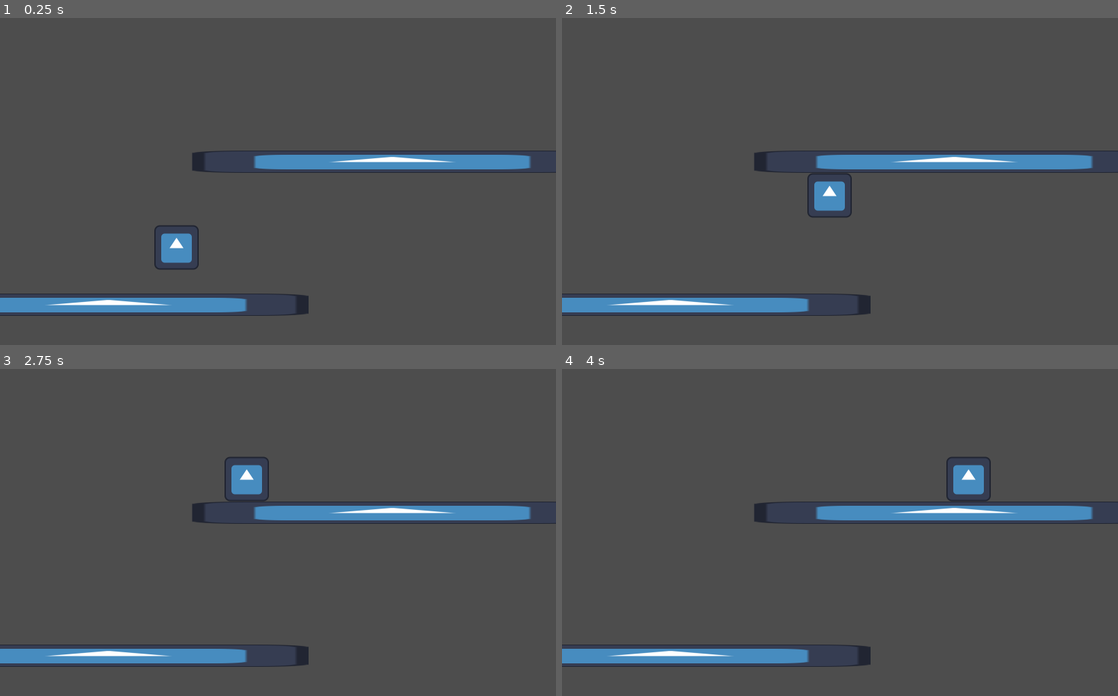
Above: before the commit, frames 1-4 (two rows, left to right).
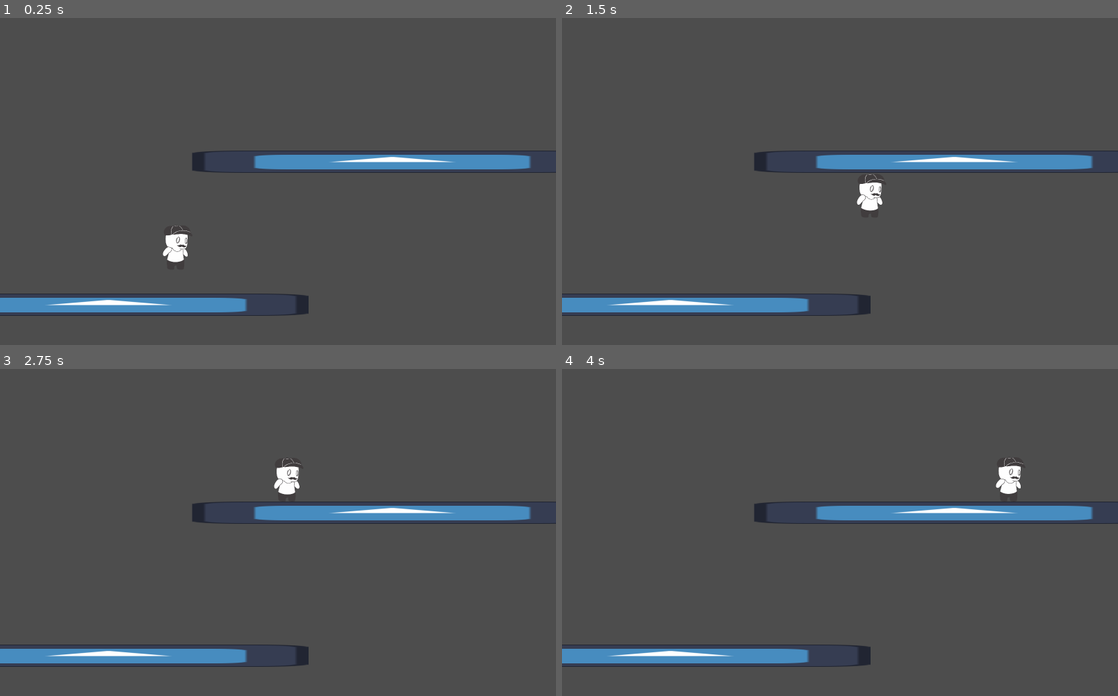
Above: after the commit, the same moments.

Repository: briel0/fog-gamejam-maio
Game: Godot game, scene res://scenes/main.tscn
The game is run twice, just before and just after one commit, with the same random seed, the same clock (stepped at 60 frames per second) and the same inputs. The engine's default icon, where the game draws it, is replaced by a stand-in: a white triangle on a blue panel in a dark square.
Inputs:
- Up to frame 1 (0.25 s): no input
- Up to frame 2 (1.5 s): hold F (shoot) 0.53-1.28 s; hold Right (right) from 0.53 s (still down); tap Space (jump) at 0.77 s; tap E (melee, bound only after the commit) at 0.8, 1.35 s
- Up to frame 3 (2.75 s): tap Space (jump) at 1.52 s; tap F (shoot) at 1.55 s; release Right (right) at 2.03 s; hold Left (left) from 2.03 s (still down); hold F (shoot) from 2.03 s (still down); tap E (melee, bound only after the commit) at 2.3 s
- Up to frame 4 (4 s): release Left (left) at 2.78 s; release F (shoot) at 2.78 s; hold Right (right) from 2.78 s (still down); tap E (melee, bound only after the commit) at 2.85, 3.8 s; tap Space (jump) at 3.02, 3.77 s; tap F (shoot) at 3.05 s; hold F (shoot) from 3.53 s (still down)

The runs differ from the first frame. In frame 1, 0.6% of the frame differs, in the area x 27-36%, y 63-77%; in frame 2, 0.9%; in frame 3, 0.9%, in the area x 40-55%, y 26-41%; in frame 4, 0.9%.

Commit message:
adding animations and ranged combat

Diff:
--- a/prefabs/character.tscn
+++ b/prefabs/character.tscn
@@ -1,11 +1,45 @@
 [gd_scene format=3 uid="uid://bp7gyn3h53c4a"]
 
-[ext_resource type="Texture2D" uid="uid://bwlis81viho2p" path="res://icon.svg" id="1_cs6s8"]
 [ext_resource type="Script" uid="uid://bn41enjjf6nc8" path="res://scripts/character.gd" id="1_xofgc"]
 [ext_resource type="PackedScene" uid="uid://l2h3sxi6xcoa" path="res://prefabs/hat.tscn" id="2_v5mhf"]
+[ext_resource type="Texture2D" uid="uid://bx532tghvmvyj" path="res://sprites/character/idle1.png" id="3_6ca2f"]
+[ext_resource type="Texture2D" uid="uid://chgish8udggqd" path="res://sprites/character/idle2.png" id="4_yqljb"]
+[ext_resource type="Texture2D" uid="uid://cbpgbds1l5vgl" path="res://sprites/character/walk1.png" id="5_g600d"]
+[ext_resource type="Texture2D" uid="uid://dqugh63sfquqh" path="res://sprites/character/walk3.png" id="6_owod2"]
+[ext_resource type="Texture2D" uid="uid://c0yh77cw828rd" path="res://sprites/character/walk2.png" id="7_bfnxi"]
 
 [sub_resource type="RectangleShape2D" id="RectangleShape2D_xofgc"]
-size = Vector2(128, 128)
+size = Vector2(85, 128)
+
+[sub_resource type="SpriteFrames" id="SpriteFrames_adroo"]
+animations = [{
+"frames": [{
+"duration": 1.0,
+"texture": ExtResource("3_6ca2f")
+}, {
+"duration": 1.0,
+"texture": ExtResource("4_yqljb")
+}],
+"loop": true,
+"name": &"idle",
+"speed": 1.0
+}, {
+"frames": [{
+"duration": 1.0,
+"texture": ExtResource("5_g600d")
+}, {
+"duration": 1.0,
+"texture": ExtResource("6_owod2")
+}, {
+"duration": 1.0,
+"texture": ExtResource("7_bfnxi")
+}],
+"loop": true,
+"name": &"walk",
+"speed": 5.0
+}]
+
+[sub_resource type="RectangleShape2D" id="RectangleShape2D_6ca2f"]
 
 [node name="Character" type="CharacterBody2D" unique_id=2032235730]
 collision_layer = 2
@@ -14,14 +48,26 @@
 hat_scene = ExtResource("2_v5mhf")
 speed = 400.0
 
-[node name="Sprite2D" type="Sprite2D" parent="." unique_id=416269749]
-texture_filter = 1
-texture = ExtResource("1_cs6s8")
-
 [node name="CollisionShape2D" type="CollisionShape2D" parent="." unique_id=789787723]
+position = Vector2(3.5, 0)
 shape = SubResource("RectangleShape2D_xofgc")
 
 [node name="HatCooldown" type="Timer" parent="." unique_id=335118956]
 wait_time = 12.0
 
+[node name="AnimatedSprite2D" type="AnimatedSprite2D" parent="." unique_id=1795438041]
+position = Vector2(9.000001, 2)
+scale = Vector2(0.268, 0.268)
+sprite_frames = SubResource("SpriteFrames_adroo")
+animation = &"idle"
+frame_progress = 0.34848204
+
+[node name="MeleeHitbox" type="Area2D" parent="." unique_id=1465840269]
+disable_mode = 2
+collision_layer = 0
+collision_mask = 8
+
+[node name="CollisionShape2D" type="CollisionShape2D" parent="MeleeHitbox" unique_id=1141871769]
+shape = SubResource("RectangleShape2D_6ca2f")
+
 [connection signal="timeout" from="HatCooldown" to="." method="_on_hat_cooldown_timeout"]
--- a/project.godot
+++ b/project.godot
@@ -56,12 +56,18 @@
 "events": [Object(InputEventKey,"resource_local_to_scene":false,"resource_name":"","device":-1,"window_id":0,"alt_press …(192 unchanged characters)…
 ]
 }
+melee={
+"deadzone": 0.2,
+"events": [Object(InputEventKey,"resource_local_to_scene":false,"resource_name":"","device":-1,"window_id":0,"alt_pressed":false,"shift_pressed":false,"ctrl_pressed":false,"meta_pressed":false,"pressed":false,"keycode":0,"physical_keycode":69,"key_label":0,"unicode":101,"location":0,"echo":false,"script":null)
+]
+}
 
 [layer_names]
 
 2d_physics/layer_1="piso"
 2d_physics/layer_2="player"
 2d_physics/layer_3="hat"
+2d_physics/layer_4="enemys"
 
 [physics]
 
--- a/scripts/character.gd
+++ b/scripts/character.gd
@@ -5,9 +5,12 @@
 var lastDirection: int = 1
 var direction: int = 1
 var shootable=true
+var attacking = false
 var hat : Node2D = null
 const JUMP_VELOCITY = -1200.0
 @export var speed: float = 1000.0
+@onready var melee_hitbox = $MeleeHitbox
+@onready var hitbox_shape = $MeleeHitbox/CollisionShape2D
 
 func _ready() -> void:
 	pass
@@ -22,7 +25,7 @@
 	hat.direction = direction
 	if direction==0:
 		hat.direction = lastDirection
-	hat.global_position=global_position + Vector2(hat.direction*20,-20)
+	hat.global_position=global_position + Vector2(hat.direction*130,-20)
 	get_tree().current_scene.add_child(hat)
 	get_node("HatCooldown").start()
 
@@ -31,14 +34,23 @@
 	shootable=true
 	if is_instance_valid(hat):
 		hat.queue_free()
+
+func melee_attack():
+	pass
 func _physics_process(delta: float) -> void:
+	$AnimatedSprite2D.play("idle")
 	direction = 0
 	if Input.is_action_pressed("left"):
 		direction=-1
 		lastDirection=direction
+		melee_hitbox.position.x = -40
 	if Input.is_action_pressed("right"):
 		direction=1
 		lastDirection=direction
+		melee_hitbox.position.x = 40
+
+	if Input.is_action_just_pressed("melee") and not attacking:
+		melee_attack()
 	if direction:
 		self.velocity.x = direction * speed
 	else:
Binary file added: sprites/character/idle1.png
Not shown, added: sprites/character/idle1.png.import
Binary file added: sprites/character/idle2.png
Not shown, added: sprites/character/idle2.png.import
Binary file added: sprites/character/walk1.png
Not shown, added: sprites/character/walk1.png.import
Binary file added: sprites/character/walk2.png
Not shown, added: sprites/character/walk2.png.import
Binary file added: sprites/character/walk3.png
Not shown, added: sprites/character/walk3.png.import
Binary file added: sprites/hat/hat.png
Not shown, added: sprites/hat/hat.png.import
